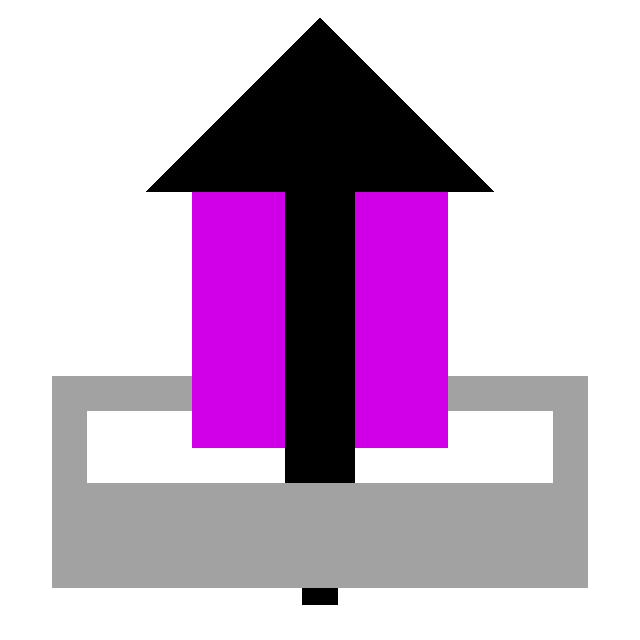
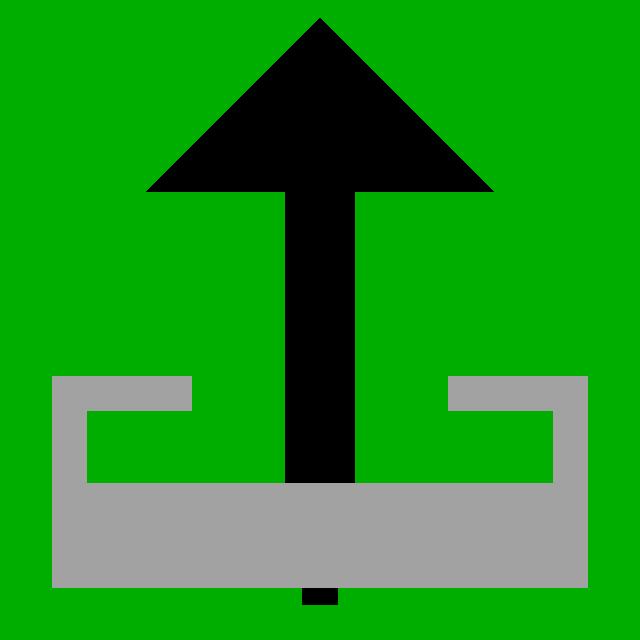
Before/after of a w=640, h=640 layered artwork. What changed in the layer stack:
painted on "Symbol" over [146, 18, 494, 605]
added layer "Arrow" above "Square" over [146, 18, 494, 605]
painted on "Square" over [0, 0, 640, 640]
